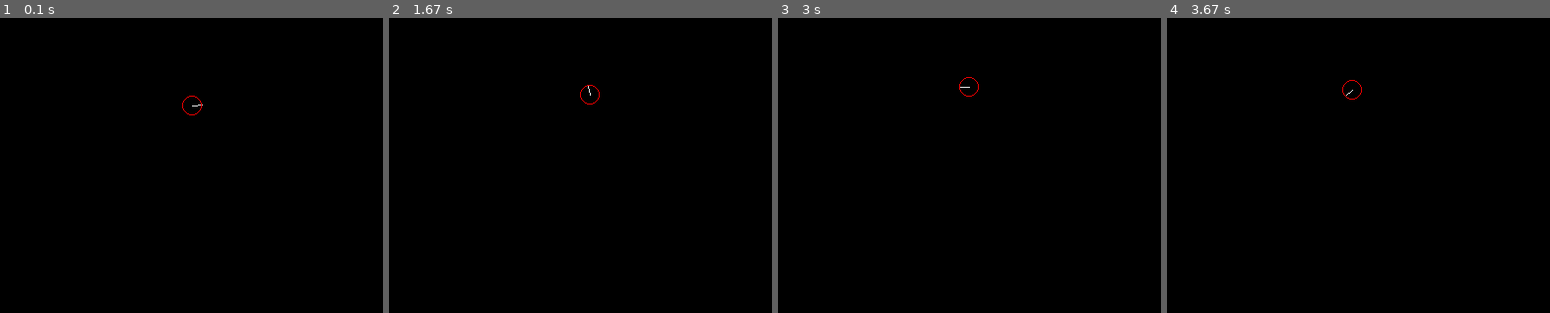
Above: before the commit, frames 1-4 (left to right).
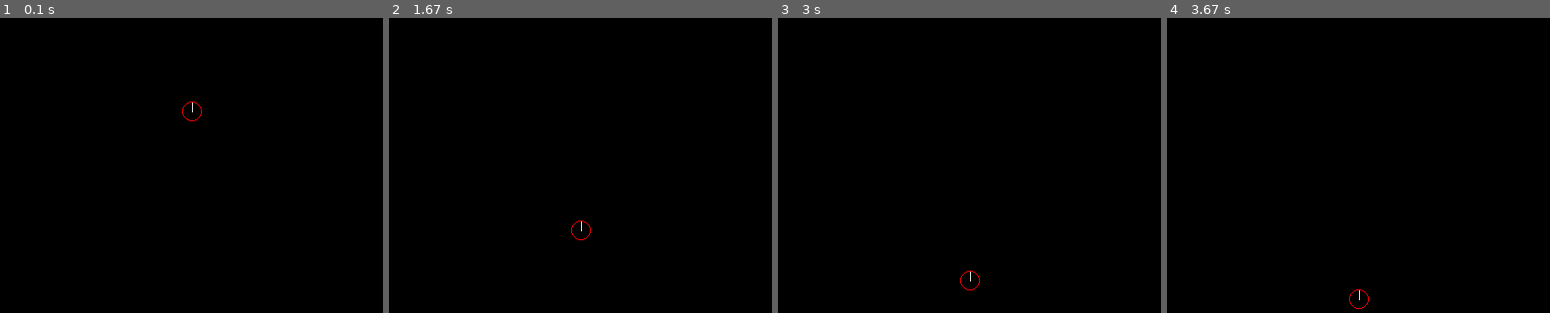
Above: after the commit, the same moments.

Repository: GermanHoyos/LearningPythonAndPygame
Game: pygame game, started from firstPythonFile.py
Same seed, same stepped clock (60 frames per second), same inputs: the game is played once before the commit and once after it.
Inputs:
- Up to frame 1 (0.1 s): no input
- Up to frame 2 (1.67 s): no input
- Up to frame 3 (3 s): no input
- Up to frame 4 (3.67 s): no input
The pictures show only the part of the screen within x 25-75%, y 50-100%; the shares and areas given below are measured in that part.

The runs differ from the first frame. In frame 1, 0.1% of the frame differs, in the area x 47-53%, y 26-35%; in frame 2, 0.1%, in the area x 47-56%, y 22-76%; in frame 3, 0.1%; in frame 4, 0.1%.

Commit message:
Completed single bounce implementation

Diff:
--- a/firstPythonFile.py
+++ b/firstPythonFile.py
@@ -8,7 +8,7 @@
 ####################init pygame and frame timing####################
 #Game mechanic constants
 pygame.init()
-FPS = pygame.time.Clock() #called last at end of game loop
+FPS = pygame.time.Clock() #called last at start of game loop
 SCREEN_WIDTH = 800
 SCREEN_HEIGHT = 600
 DISPLAYSURF = pygame.display.set_mode((SCREEN_WIDTH,SCREEN_HEIGHT))
@@ -22,7 +22,8 @@
 VELOCITY_1 =    100     # traverses 800px in about 8.5 seconds # is striclty a speed
 VELOCITY_2 =    10      # first delta time iteration
 GROUND =        (600)   # bottom of the screen
-GRAVITY =       100     # traverses 800px in about 8.5 seconds
+GRAVITY =       0.5     # traverses 800px in about 8.5 seconds
+BOUNCE_STOP =   1       #
 DELTA_TIME =    float
 
 #"ACCELERATION" is a special case variable that involves some math"
@@ -61,10 +62,15 @@
             self,
             thisX = 390,
             thisY = 390,
-            thisAngleInteger = 1,
-            thisAngle = 0 / 180 * math.pi,
+            thisAngleInteger = 90,
+            thisAngle = 90 / 180 * math.pi, # 270 = straight down
             thisDT = DELTA_TIME,
-            thisDegree = .017 # found this to be the smoothest measure of degree ticks for a unit circle
+            thisDegree = .017, # found this to be the smoothest measure of degree ticks for a unit circle
+            thisMass = 100,
+            thisRetention = .8,
+            thisXSpeed = 0,
+            thisYspeed = 0,
+            thisId = 1
         ):
         super().__init__()
         self.thisX = thisX
@@ -73,12 +79,31 @@
         self.thisAngle = thisAngle
         self.thisDT = thisDT
         self.thisDegree = thisDegree
+        self.thisMass = thisMass
+        self.thisRetention = thisRetention # how much energy is retained when a bounce occures
+        self.thisXSpeed = thisXSpeed
+        self.thisYSpeed = thisYspeed
+        self.thisId = thisId
+
+
+    def gravity_behaviour(self):
+        if self.thisY < 600 - 10: # if ball is in air, apply gravity to it
+            self.thisYSpeed += GRAVITY
+        else:   # The moment it hits the gound level: do this:
+            if self.thisYSpeed > BOUNCE_STOP: # BOUNCE_STOP = bounces are so visually negligible, theres no point in continuing to bounce
+                self.thisYSpeed = self.thisYSpeed * -1 * self.thisRetention
+            else:
+                if abs(self.thisYSpeed) <= BOUNCE_STOP: #absolute Value: BOUNCE_STOP = bounces are so visually negligible, theres no point in continuing to bounce
+                    self.thisYSpeed = 0
 
     def movement(self):
-        self.thisX += math.cos(self.thisAngle) * (VELOCITY_2 * DELTA_TIME)
-        self.thisY -= math.sin(self.thisAngle) * (VELOCITY_2 * DELTA_TIME)
-        self.thisAngleInteger += 1
-        self.thisAngle = self.thisAngleInteger / 180 * math.pi
+        self.thisX += self.thisXSpeed
+        self.thisY += self.thisYSpeed
+        ###Direction OF Ball###
+        # self.thisX += math.cos(self.thisAngle) * (VELOCITY_2 * DELTA_TIME)
+        # self.thisY -= math.sin(self.thisAngle) * (VELOCITY_2 * DELTA_TIME)
+        ###Rotate Ball###
+        # self.thisAngleInteger += 1
 
     def draw(self):
         # this draw a line/ ray point to the angle at which the circle is traveling
@@ -89,13 +114,16 @@
             (self.thisX + 10 * math.cos(self.thisAngle), self.thisY - 10 * math.sin(self.thisAngle))
         )
         self.draw_unit_circle = pygame.draw.circle(DISPLAYSURF, RED, (self.thisX,self.thisY), 10, width = 1)
+        self.gravity_behaviour()
         self.movement()
+
 
 ####################Instantiate Objects####################
 C1 = RandomCircles()
 
 ####################Game Loop####################
 while not done:
+    FPS.tick(60)  # calling this first i noticed leads to very little visual jitter
     for event in pygame.event.get():
         if event.type == pygame.QUIT:  #end point
             done = True
@@ -135,10 +163,6 @@
     if x < SCREEN_WIDTH - 10:
         x += VELOCITY_1 * dt
 
-
-
-
-
     ####################Draw Logic####################
     #Draw test rect
     pygame.draw.rect(DISPLAYSURF, RED, pygame.Rect(x,y,10,10))
@@ -153,5 +177,3 @@
     ####################REFRESH LOGIC####################
     #redraws entire DISPLAYSURF, but does not clear DISPLAYSURF
     pygame.display.flip()
-    #Re-iterates frame per second / doing this outside the loop does not change fps
-    FPS.tick(60)
